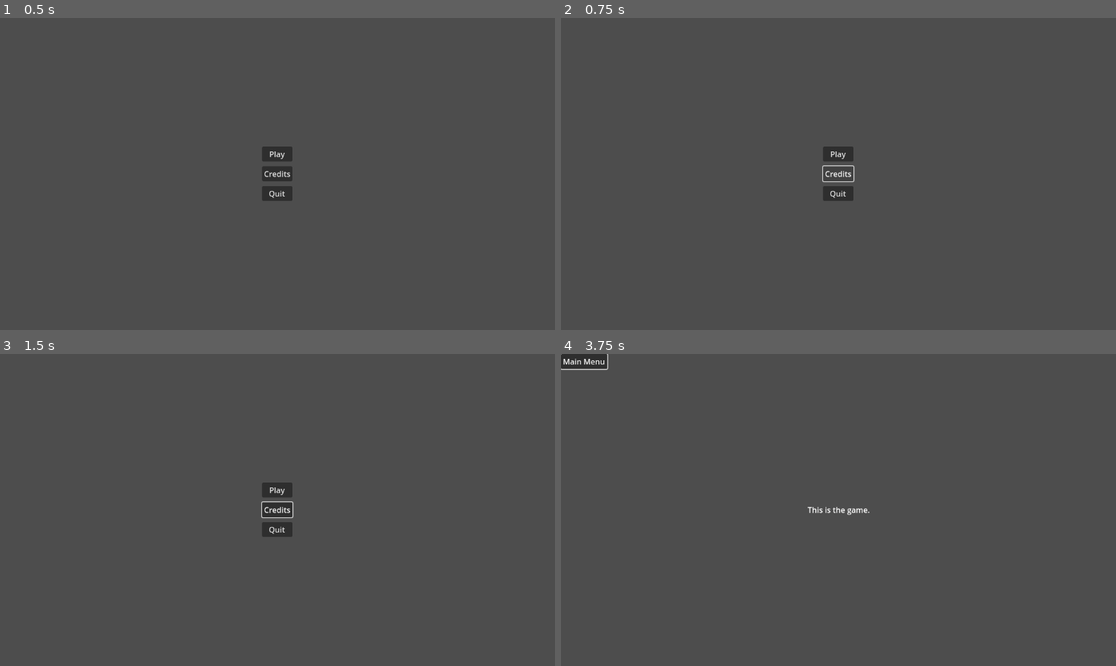
Above: before the commit, frames 1-4 (two rows, left to right).
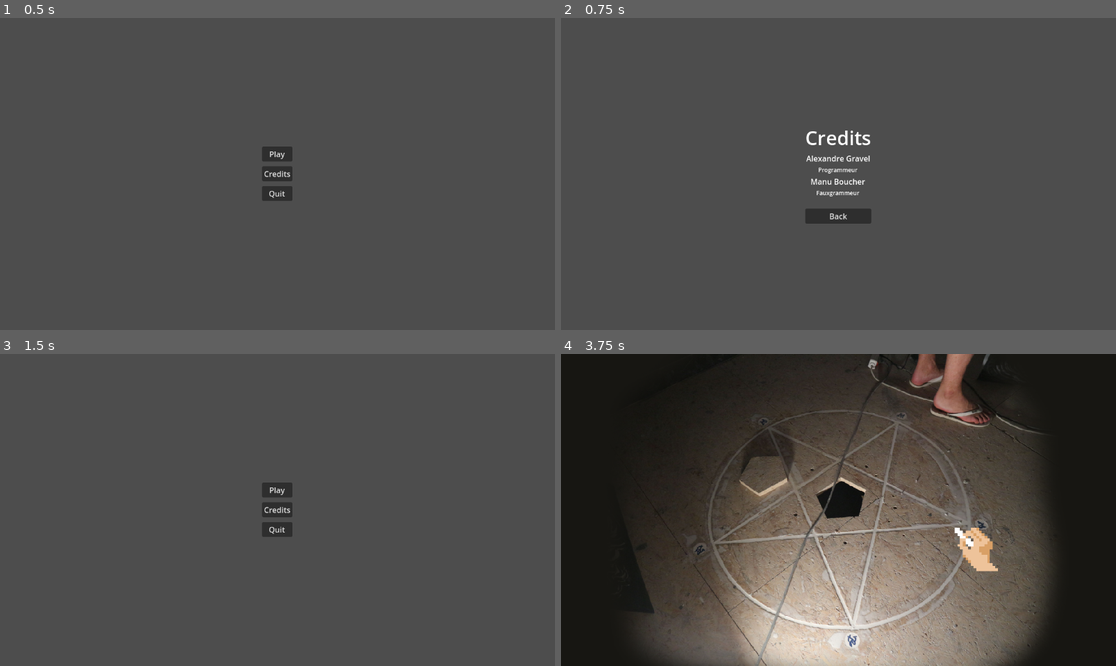
Above: after the commit, the same moments.

Repository: AlxGravel/LudumDare55_2024
Game: Godot game, scene res://UI/MainMenu.tscn
Two runs of this game, one before a commit and one after it. Both use one fixed random seed, a clock stepped at 60 frames per second and the inputs below.
Inputs (mouse positions are in pixels of both pictures, inside the frame that each line leads up to):
- Up to frame 1 (0.5 s): no input
- Up to frame 2 (0.75 s): click "Credits" at 0.5 s
- Up to frame 3 (1.5 s): click (277, 553) at 1.25 s, where only the run after the commit has a clickable "Back"
- Up to frame 4 (3.75 s): click "Play" at 2 s; click (583, 360) at 2.75 s, where only the run before the commit has a clickable "Main Menu"; move the mouse to (960, 494) at 3.52 s; click (960, 494) at 3.67 s

Frame 1 is identical in both runs. In frame 2, 1.6% of the frame differs, in the area x 44-56%, y 36-66%; in frame 3, less than 0.1%; in frame 4, 85%, in the area x 0-100%, y 0-100%.

Commit message:
Chalk is cute now

Diff:
--- a/MainScene.gd
+++ b/MainScene.gd
@@ -5,12 +5,9 @@
 # Called when the node enters the scene tree for the first time.
 func _ready():
 	Input.use_accumulated_input = false
-	Input.mouse_mode = Input.MOUSE_MODE_HIDDEN
 
 
 # Called every frame. 'delta' is the elapsed time since the previous frame.
 func _process(delta):
-	pass
-
-func _on_main_menu_pressed():
-	get_tree().change_scene_to_file("res://MainMenu.tscn")
+	if Input.is_action_just_pressed("escape"):
+		get_tree().change_scene_to_file("res://UI/MainMenu.tscn")
--- a/MainScene.tscn
+++ b/MainScene.tscn
@@ -1,16 +1,19 @@
-[gd_scene load_steps=3 format=3 uid="uid://ojxmbtcou5rk"]
+[gd_scene load_steps=5 format=3 uid="uid://ojxmbtcou5rk"]
 
 [ext_resource type="PackedScene" uid="uid://c7xhuhadnlplm" path="res://UI/FakeGamePlaceholder.tscn" id="1_17c4p"]
 [ext_resource type="Script" path="res://MainScene.gd" id="2_qk5gl"]
+[ext_resource type="PackedScene" uid="uid://jmmoijqbqke7" path="res://chalk.tscn" id="3_4qgjg"]
+[ext_resource type="Texture2D" uid="uid://nmtmgbdebfvq" path="res://Art/BackgroundPlaceholder.png" id="4_mskxk"]
 
 [node name="Label" instance=ExtResource("1_17c4p")]
+grow_horizontal = 2
+grow_vertical = 2
+text = "This is the game. "
 script = ExtResource("2_qk5gl")
 
-[node name="Main menu" type="Button" parent="." index="0"]
-layout_mode = 0
-offset_right = 8.0
-offset_bottom = 8.0
-text = "Main Menu
-"
+[node name="Chalk" parent="." index="0" instance=ExtResource("3_4qgjg")]
 
-[connection signal="pressed" from="Main menu" to="." method="_on_main_menu_pressed"]
+[node name="Background" type="Sprite2D" parent="." index="1"]
+scale = Vector2(0.9, 0.9)
+texture = ExtResource("4_mskxk")
+centered = false
--- a/UI/Credits.gd
+++ b/UI/Credits.gd
@@ -2,4 +2,4 @@
 
 
 func _on_back_pressed():
-	get_tree().change_scene_to_file("res://MainMenu.tscn")
+	get_tree().change_scene_to_file("res://UI/MainMenu.tscn")
--- a/UI/MainMenu.gd
+++ b/UI/MainMenu.gd
@@ -1,4 +1,9 @@
 extends Control
+
+func _ready():
+	Input.mouse_mode = Input.MOUSE_MODE_VISIBLE
+
+
 
 func _on_play_pressed():
 	get_tree().change_scene_to_file("res://MainScene.tscn")
@@ -7,4 +12,4 @@
 	get_tree().quit()
 
 func _on_credits_pressed():
-	get_tree().change_scene_to_file("res://Credits.tscn")
+	get_tree().change_scene_to_file("res://UI/Credits.tscn")
--- a/chalk.tscn
+++ b/chalk.tscn
@@ -1,7 +1,7 @@
 [gd_scene load_steps=4 format=3 uid="uid://jmmoijqbqke7"]
 
+[ext_resource type="Texture2D" uid="uid://bxq17kblid4dj" path="res://Art/Chalk01_PNG.png" id="2_pf2nq"]
 [ext_resource type="Script" path="res://chalk.gd" id="2_wv4cq"]
-[ext_resource type="Texture2D" uid="uid://ciejehp5f45qg" path="res://icon.svg" id="3_2v2qh"]
 
 [sub_resource type="CircleShape2D" id="CircleShape2D_86vgh"]
 radius = 57.85
@@ -10,10 +10,14 @@
 script = ExtResource("2_wv4cq")
 
 [node name="Cursor" type="Area2D" parent="."]
-position = Vector2(234, 357)
-
-[node name="Sprite2D" type="Sprite2D" parent="Cursor"]
-texture = ExtResource("3_2v2qh")
+position = Vector2(564, 352)
 
 [node name="CollisionShape2D" type="CollisionShape2D" parent="Cursor"]
 shape = SubResource("CircleShape2D_86vgh")
+
+[node name="Sprite2D" type="Sprite2D" parent="Cursor"]
+visibility_layer = 3
+z_index = 1
+position = Vector2(45, 45)
+scale = Vector2(5.625, 5.625)
+texture = ExtResource("2_pf2nq")
--- a/main.tscn
+++ /dev/null
@@ -1,3 +0,0 @@
-[gd_scene format=3 uid="uid://b52klxe4dgxy5"]
-
-[node name="Main" type="Node"]
--- a/project.godot
+++ b/project.godot
@@ -25,7 +25,7 @@
 
 [input]
 
-"pause input"={
+escape={
 "deadzone": 0.5,
 "events": [Object(InputEventKey,"resource_local_to_scene":false,"resource_name":"","device":-1,"window_id":0,"alt_press …(182 unchanged characters)…
 ]
Binary file added: Art/BackgroundPlaceholder.png
Not shown, added: Art/BackgroundPlaceholder.png.import
